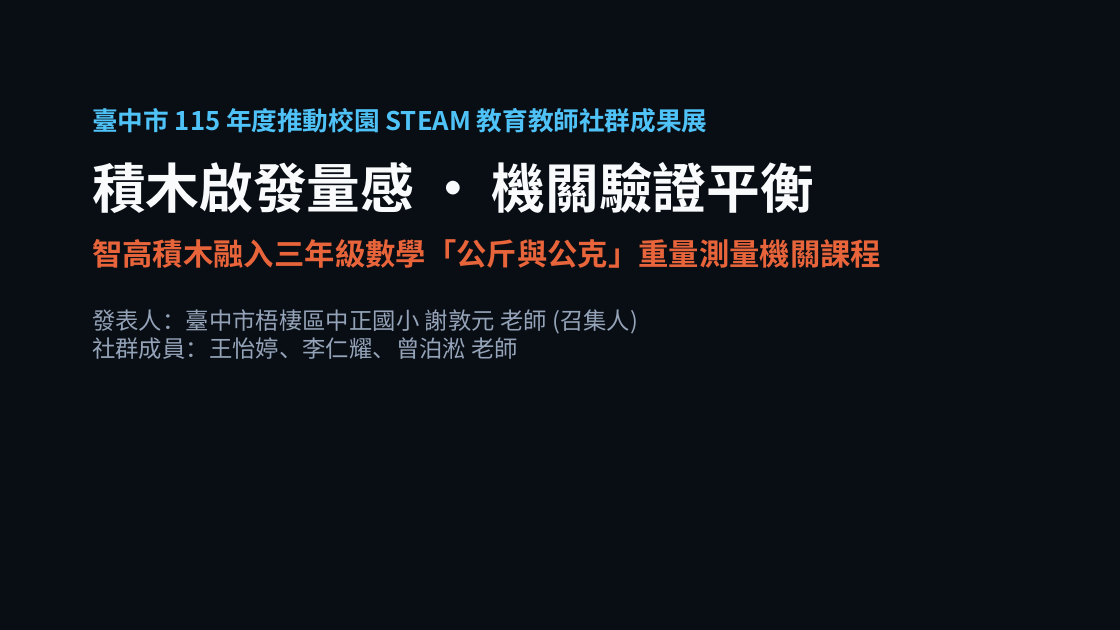
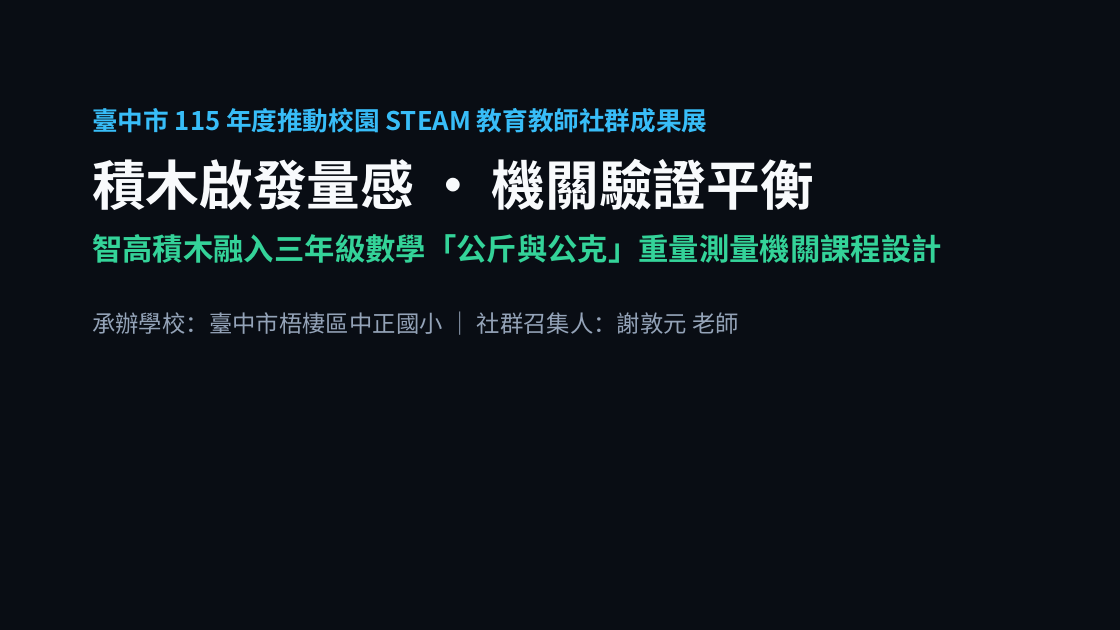
Before and after one commit to asc103138/steam-community-docs, a slide deck: slide 1 of 成果展繳交資料/臺中市梧棲區中正國小_STEAM成果展_5分鐘現場分享會簡報.pptx. Drawn at 1120x630 pixels with LibreOffice and Linux fonts; fonts in the diff are those of the drawing; background and template pictures are left out; a plain dark background stands for a picture behind light text. Boxes give left, top, right and bottom in pixels: in the first picture for what was removed or moved away, otherwise in the second. Text is boxed around its words. In the diff, an @@ line names an element or a change of style, - is before the commit and + after.

Commit message:
feat: 擴增為22頁旗艦版簡報，補齊全套背景底圖、升級3D拉桿場景並融入7場次社群成果回憶錄相簿

```diff
--- a/成果展繳交資料/臺中市梧棲區中正國小_STEAM成果展_5分鐘現場分享會簡報.pptx
+++ b/成果展繳交資料/臺中市梧棲區中正國小_STEAM成果展_5分鐘現場分享會簡報.pptx
@@ background #FFFFFF to picture (left out) @@
@@ text at (92,108,814,210): text colour #4FC3F7 to #38BDF8 in "臺中市 115 年度推動校園 STEAM 教育教師社群成果展"; less space between paragraphs @@
@@ text at (92,234,942,334): text changed; size 20 to 26 pt; text colour #94A3B8 to #34D399; bold on @@
-智高積木融入三年級數學「公斤與公克」重量測量機關課程
-發表人：臺中市梧棲區中正國小 謝敦元 老師 (召集人)
-社群成員：王怡婷、李仁耀、曾泊淞 老師
+智高積木融入三年級數學「公斤與公克」重量測量機關課程設計
+承辦學校：臺中市梧棲區中正國小 ｜ 社群召集人：謝敦元 老師
```
Also in this commit, not shown: 5 other slides changed, 16 slides added, 10 slides removed, 15 other files.
